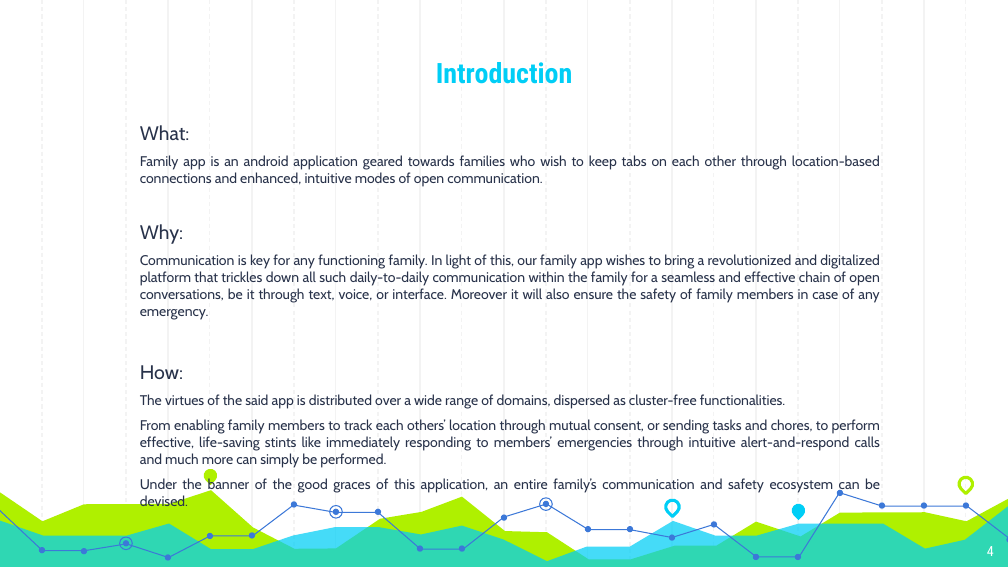
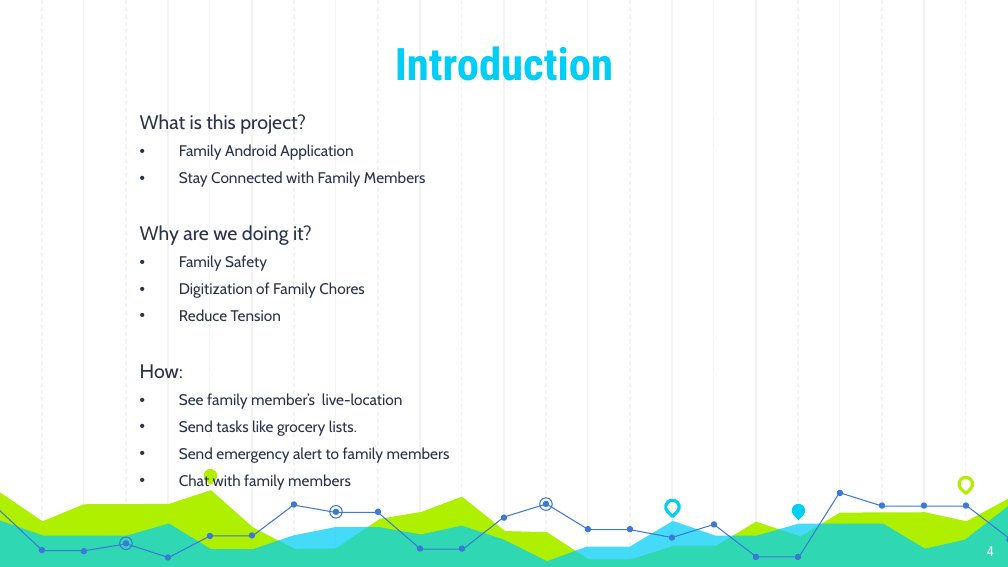
Before and after one commit to peyalrhmn/Family-App, a slide deck: slide 4 of Proposal_Presentation.pptx. Drawn at 1008x567 pixels with LibreOffice and Linux fonts; fonts in the diff are those of the drawing. Boxes give left, top, right and bottom in pixels: in the first picture for what was removed or moved away, otherwise in the second. Text is boxed around its words. In the diff, an @@ line names an element or a change of style, - is before the commit and + after.

```diff
--- a/Proposal_Presentation.pptx
+++ b/Proposal_Presentation.pptx
@@ title "Introduction" at [395, 46, 613, 81]: size 20 to 32 pt @@
@@ text "What is this project?": place and size @@
-text "What is this project?" at [140, 125, 880, 510]
+text "What is this project?" at [140, 114, 450, 490]
@@ text at [140, 114, 426, 321]: text changed; size 10 to 11 pt @@
-What:
-Family app is an android application geared towards families who wish to keep tabs on each other through location-based connections and enhanced, intuitive modes of open communication.
-Why:
-Communication is key for any functioning family. In light of this, our family app wishes to bring a revolutionized and digitalized platform that trickles down all such daily-to-daily communication within the family for a seamless and effective chain of open conversations, be it through text, voice, or interface. Moreover it will also ensure the safety of family members in case of any emergency.
+What is this project?
+• Family Android Application
+• Stay Connected with Family Members
+Why are we doing it?
+• Family Safety
+• Digitization of Family Chores
+• Reduce Tension
@@ text at [179, 393, 450, 490]: text changed; size 10 to 11 pt @@
-The virtues of the said app is distributed over a wide range of domains, dispersed as cluster-free functionalities.
-From enabling family members to track each others’ location through mutual consent, or sending tasks and chores, to perform effective, life-saving stints like immediately responding to members’ emergencies through intuitive alert-and-respond calls and much more can simply be performed.
-Under the banner of the good graces of this application, an entire family’s communication and safety ecosystem can be devised.
+• See family member’s live-location
+• Send tasks like grocery lists.
+• Send emergency alert to family members
+• Chat with family members
```
Also in this commit, not shown: 5 other slides changed.
